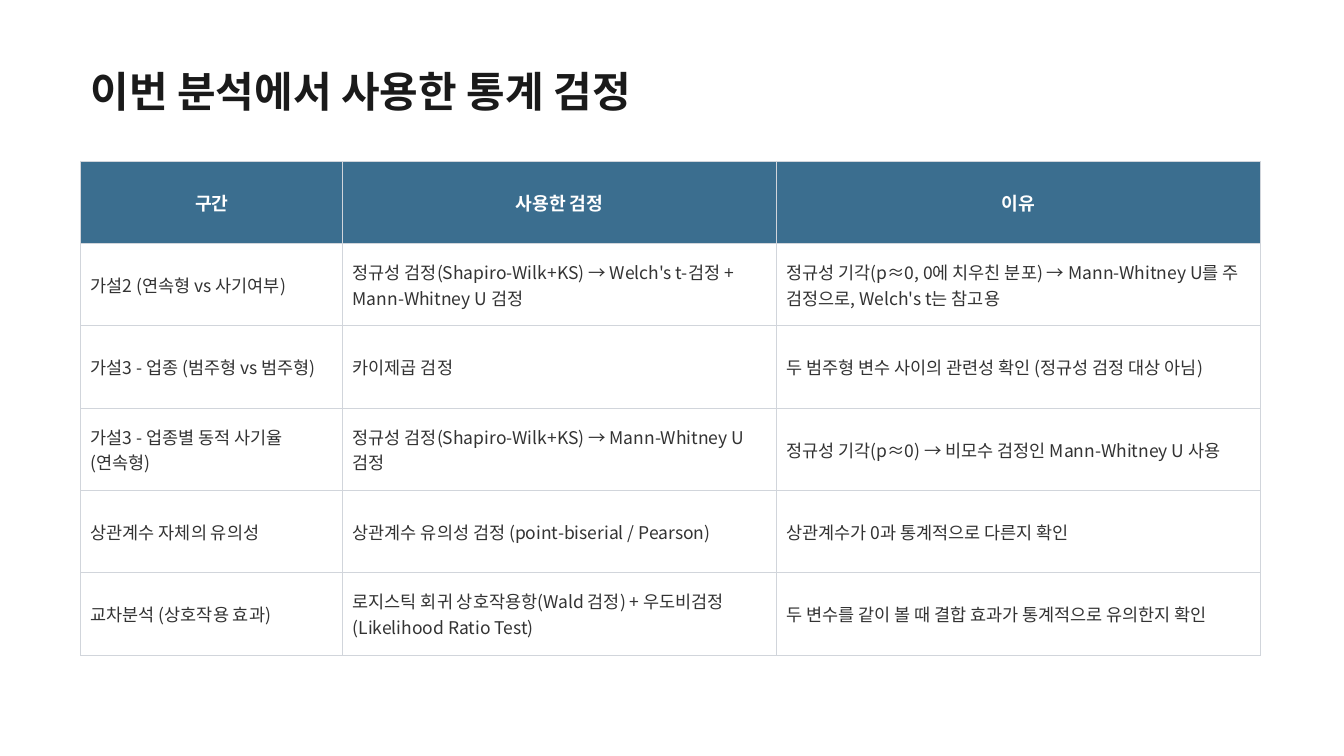
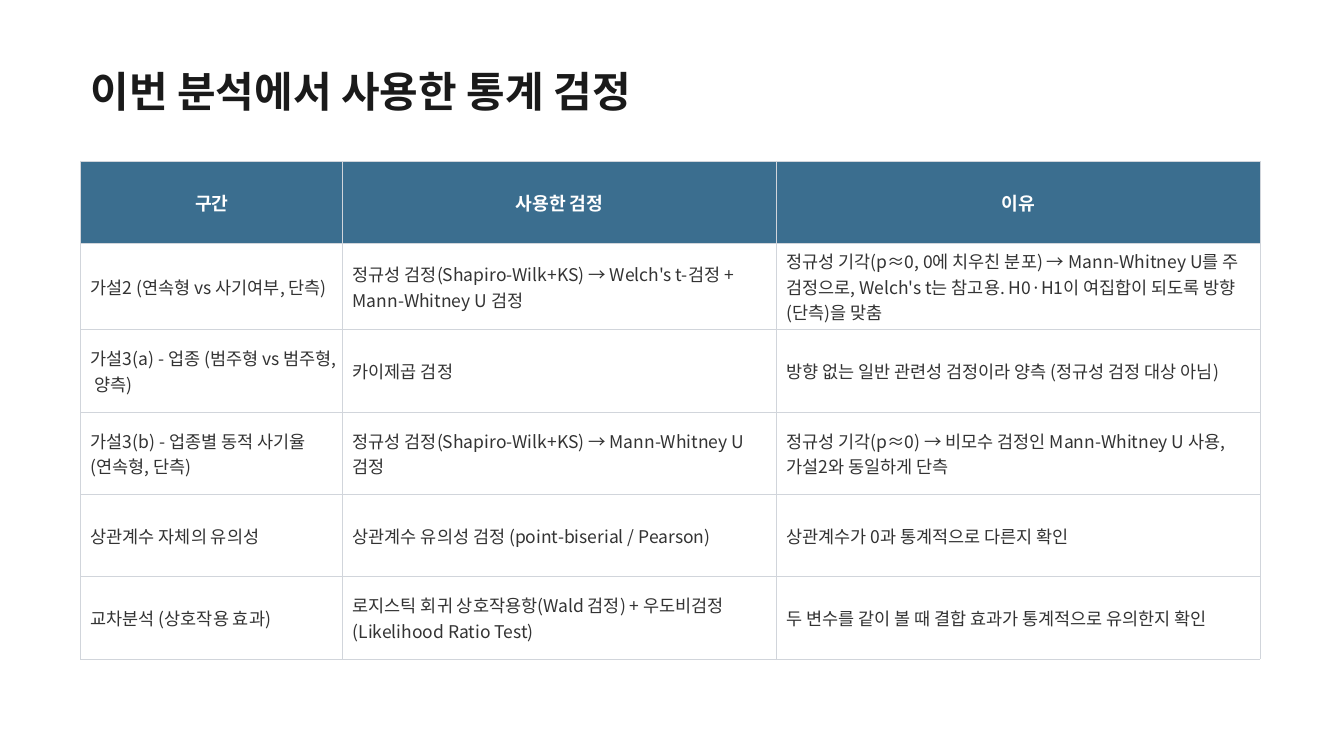
Before and after one commit to dayomschool/BDAI, a slide deck: slide 4 of 가설검정_최종변수선정_다영.pptx. Drawn at 1344x756 pixels with LibreOffice and Linux fonts; fonts in the diff are those of the drawing. Boxes give left, top, right and bottom in pixels: in the first picture for what was removed or moved away, otherwise in the second. Text is boxed around its words. In the diff, an @@ line names an element or a change of style, - is before the commit and + after.

Commit message:
EDA 노트북, 가설검정 노트북/PPT 업데이트

```diff
--- a/가설검정_최종변수선정_다영.pptx
+++ b/가설검정_최종변수선정_다영.pptx
@@ table at (81,161,1260,655) @@
-row 2, column 1: 가설2 (연속형 vs 사기여부)
+row 2, column 1: 가설2 (연속형 vs 사기여부, 단측)
-row 2, column 3: 정규성 기각(p≈0, 0에 치우친 분포) → Mann-Whitney U를 주 검정으로, Welch's t는 참고용
+row 2, column 3: 정규성 기각(p≈0, 0에 치우친 분포) → Mann-Whitney U를 주 검정으로, Welch's t는 참고용. H0·H1이 여집합이 되도록 방향(단측)을 맞춤
-row 3, column 1: 가설3 - 업종 (범주형 vs 범주형)
+row 3, column 1: 가설3(a) - 업종 (범주형 vs 범주형, 양측)
-row 3, column 3: 두 범주형 변수 사이의 관련성 확인 (정규성 검정 대상 아님)
+row 3, column 3: 방향 없는 일반 관련성 검정이라 양측 (정규성 검정 대상 아님)
-row 4, column 1: 가설3 - 업종별 동적 사기율 (연속형)
+row 4, column 1: 가설3(b) - 업종별 동적 사기율 (연속형, 단측)
-row 4, column 3: 정규성 기각(p≈0) → 비모수 검정인 Mann-Whitney U 사용
+row 4, column 3: 정규성 기각(p≈0) → 비모수 검정인 Mann-Whitney U 사용, 가설2와 동일하게 단측
```
Also in this commit, not shown: 5 other slides changed, 2 other files.
